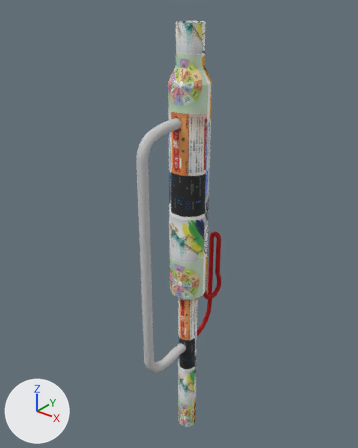
Two versions of the FBX model VC_SPHX/Assets/SPHX/ArtisticAssets/Art/设备资产/6_脂肪含量测定/Meshs/SM_水蒸气效果1.FBX, one commit apart.
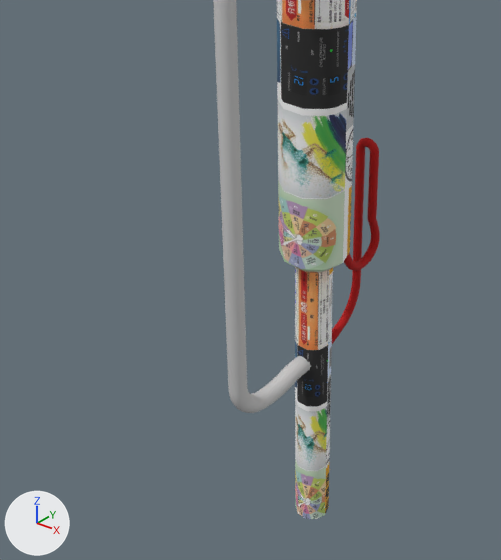
Each version appears first whole from a 50 mm lens placed at (0.27, -1.388, 0.687), pointed at (-0.013, -1.034, 0.468), and next in a close-up on the part from 8% to 79% of the width and 36% to 100% of the height. The axes (+X, +Y, +Z) are drawn at lower left. The lights are the same throughout.

The first close-up shows '对象001'.
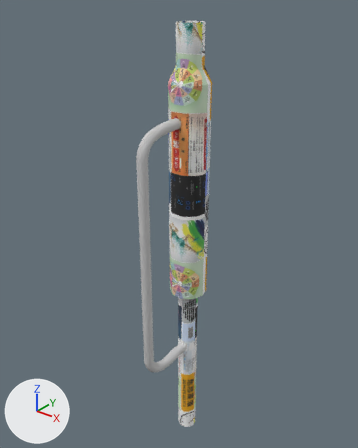
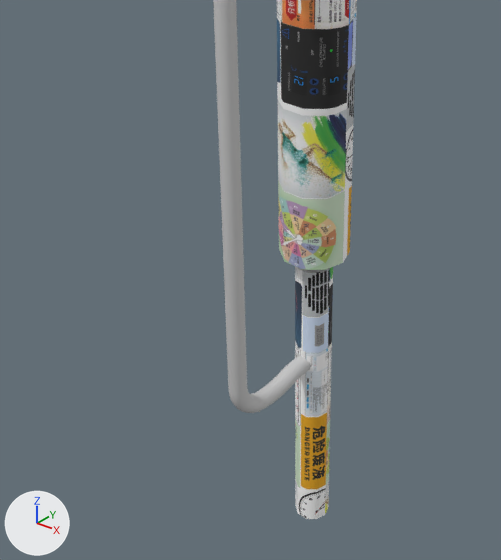
Location of each change, [x1, y1, x2, y2] in pixels of the close-ups (501 x 560 px):
'对象001', reshaped
    before: [213, 0, 380, 519]
    after: [213, 0, 357, 519]
part 1 of me_mesh, deleted (red)
    before: [332, 138, 380, 344]
part 2 of me_mesh, deleted
    before: [288, 263, 342, 273]
part 3 of me_mesh, surface changed
    both: [292, 267, 333, 519]

The change, as a diff of the scene's bpy script:
```diff
--- a/VC_SPHX/Assets/SPHX/ArtisticAssets/Art/设备资产/6_脂肪含量测定/Meshs/SM_水蒸气效果1.FBX.py
+++ b/VC_SPHX/Assets/SPHX/ArtisticAssets/Art/设备资产/6_脂肪含量测定/Meshs/SM_水蒸气效果1.FBX.py
@@ me_mesh @@
 # used by ob_对象001; location = (0.0, -1.0461, 0.4316)
-me_mesh.from_pydata(...)  # 1956 vertices, 3796 faces; spans x -0.019..0.019, y -0.059..0.059, z -0.227..0.227
+me_mesh.from_pydata(...)  # 804 vertices, 1520 faces; spans x -0.019..0.019, y -0.059..0.029, z -0.227..0.227
+# me_mesh part 1: the loose piece of 576 vertices spanning x -0.002..0.012, y 0.009..0.059, z -0.183..0.017 is deleted
+# me_mesh part 2
+# 20 faces are deleted
+# me_mesh part 3: 1460 kept faces spanning x -0.01..0.01, y -0.059..0.02, z -0.227..0.15 get new texture (UV) coordinates
+# me_mesh part 4: the surface is now shaded flat
 me_mesh.materials.append(mat_mi_glass)
-me_mesh.materials.append(mat_23___default)  # picture img_t_plastic01_red01_bc_jpg
 me_mesh.materials.append(mat_mi_biaoqian)
```
